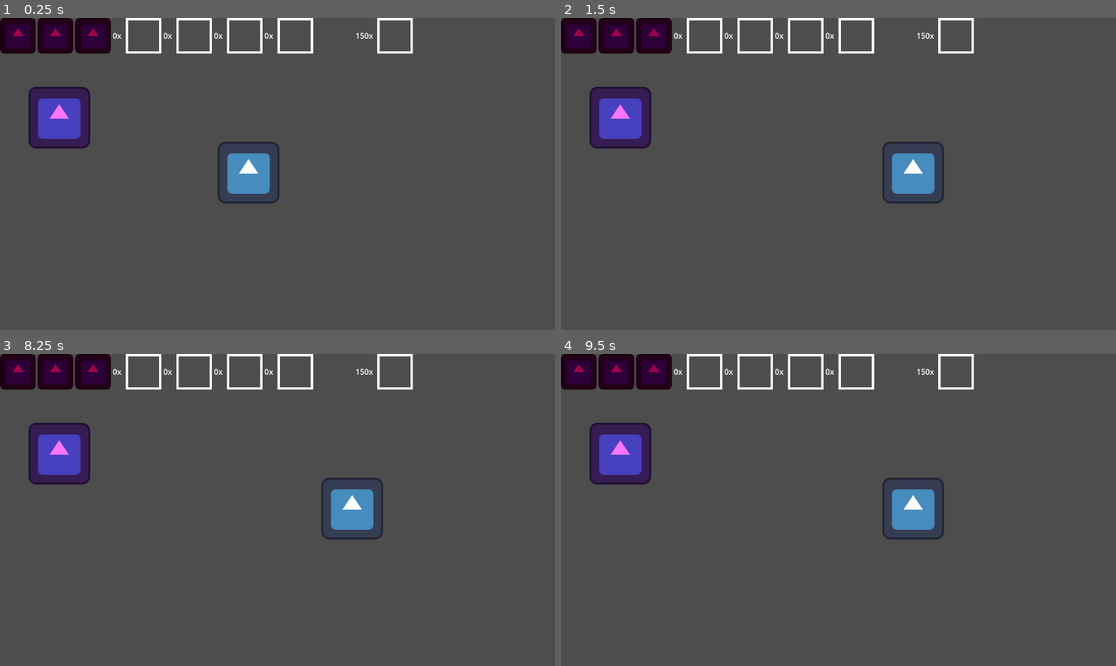
Above: before the commit, frames 1-4 (two rows, left to right).
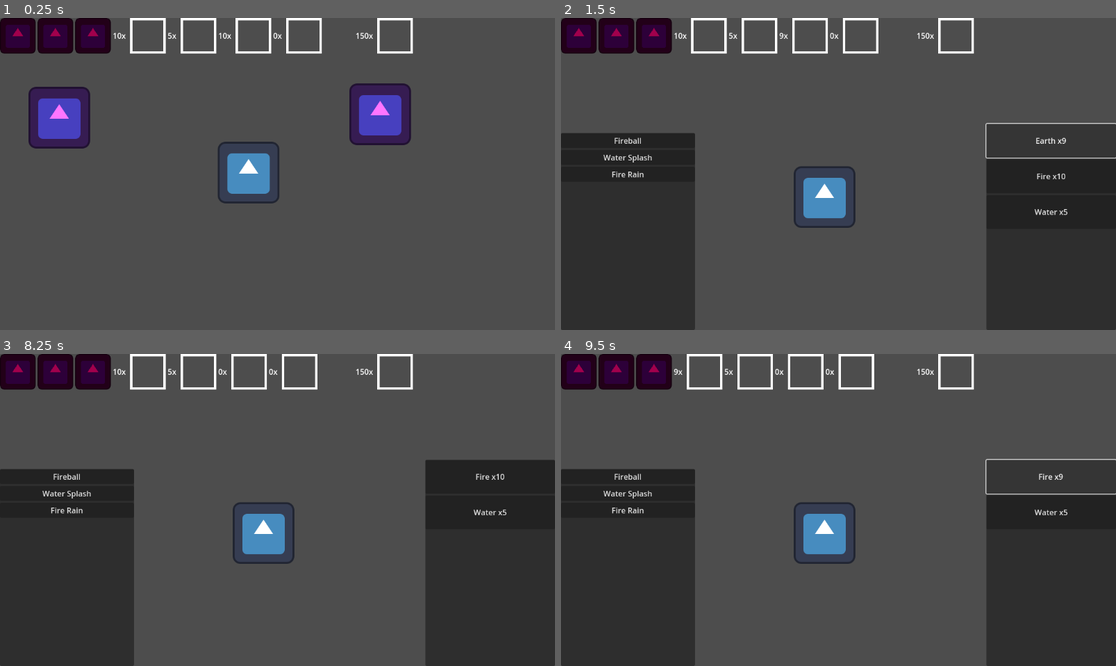
Above: after the commit, the same moments.

Repository: FixelDev/true-philosophers-stone
Game: Godot game, scene res://scenes/starting_level.tscn
The game is run twice, just before and just after one commit, with the same random seed, the same clock (stepped at 60 frames per second) and the same inputs. The engine's default icon, where the game draws it, is replaced by a stand-in: a white triangle on a blue panel in a dark square.
Inputs (mouse positions are in pixels of both pictures, inside the frame that each line leads up to):
- Up to frame 1 (0.25 s): no input
- Up to frame 2 (1.5 s): tap Enter at 0.5 s; move the mouse to (960, 158) at 0.52 s; hold D (right) 0.53-1.25 s; click (960, 158) at 0.67 s; click (1049, 139) at 1.25 s, where only the run after the commit has a clickable "Earth x10"
- Up to frame 3 (8.25 s): click (488, 475) at 2 s, where only the run after the commit has a clickable "Earth x9"; click (488, 475) at 2.75 s, where only the run after the commit has a clickable "Earth x8"; click (488, 475) at 3.5 s, where only the run after the commit has a clickable "Earth x7"; click (488, 475) at 4.25 s, where only the run after the commit has a clickable "Earth x6"; click (488, 475) at 5 s, where only the run after the commit has a clickable "Earth x5"; click (488, 475) at 5.75 s, where only the run after the commit has a clickable "Earth x4"; click (488, 475) at 6.5 s, where only the run after the commit has a clickable "Earth x3"; click (488, 475) at 7.25 s, where only the run after the commit has a clickable "Earth x2"; click (488, 475) at 8 s, where only the run after the commit has a clickable "Earth x1"
- Up to frame 4 (9.5 s): click (1049, 475) at 8.75 s, where only the run after the commit has a clickable "Fire x10"

The runs differ from the first frame. In frame 1, 3.2% of the frame differs, in the area x 20-75%, y 0-41%; in frame 2, 33%; in frame 3, 36%, in the area x 0-100%, y 0-100%; in frame 4, 32%.

Commit message:
Added cauldron where all available ingredients and recipes are displayed, added simple crafting system, added ability to show and hide recipe's details

Diff:
--- a/ingredients/IngredientsDatabase.gd
+++ b/ingredients/IngredientsDatabase.gd
@@ -1,10 +1,7 @@
 extends Node
 
 @export var ingredients: Array[Ingredient]
-
-signal ingredients_amount_changed(id: String)
-
-@export var available_ingredients: Dictionary
+@onready var ingredients_container: IngredientsContainer = $IngredientsContainer
 
 
 func get_ingredient(id: String) -> Ingredient:
@@ -16,21 +13,3 @@
 
 func get_random_ingredient() -> Ingredient:
 	return ingredients.pick_random()
-
-
-func add_ingredient(id: String, amount_to_add: int) -> void:
-	if not available_ingredients.has(id):
-		available_ingredients[id] = 0
-
-	available_ingredients[id] += amount_to_add
-	ingredients_amount_changed.emit(id)
-
-func remove_ingredient(id: String, amount_to_remove: int) -> void:
-	available_ingredients[id] -= amount_to_remove
-	ingredients_amount_changed.emit(id)
-
-func get_available_ingredient_amount(id: String) -> int:
-	if not available_ingredients.has(id):
-		return 0
-
-	return available_ingredients[id]
--- a/ingredients/ingredients_database.tscn
+++ b/ingredients/ingredients_database.tscn
@@ -1,11 +1,19 @@
-[gd_scene load_steps=6 format=3 uid="uid://bscadan75lj7e"]
+[gd_scene load_steps=7 format=3 uid="uid://bscadan75lj7e"]
 
 [ext_resource type="Script" path="res://ingredients/IngredientsDatabase.gd" id="1_p77ws"]
 [ext_resource type="Resource" uid="uid://beosq4r4mlwba" path="res://ingredients/air.tres" id="2_cru6v"]
 [ext_resource type="Resource" uid="uid://ifp3uioa5y63" path="res://ingredients/earth.tres" id="3_aesbi"]
 [ext_resource type="Resource" uid="uid://0566kj4qbrok" path="res://ingredients/fire.tres" id="4_pwb0y"]
 [ext_resource type="Resource" uid="uid://dlrdwyg5j8mvj" path="res://ingredients/water.tres" id="5_di84j"]
+[ext_resource type="PackedScene" uid="uid://bo8l6iintwsmk" path="res://scenes/ingredients_container.tscn" id="6_cicpl"]
 
 [node name="IngredientsDatabase" type="Node"]
 script = ExtResource("1_p77ws")
 ingredients = Array[Resource("res://ingredients/ingredient.gd")]([ExtResource("2_cru6v"), ExtResource("3_aesbi"), ExtResource("4_pwb0y"), ExtResource("5_di84j")])
+
+[node name="IngredientsContainer" parent="." instance=ExtResource("6_cicpl")]
+available_ingredients = {
+"earth": 10,
+"fire": 10,
+"water": 5
+}
--- /dev/null
+++ b/recipes/fire_rain.tres
@@ -0,0 +1,13 @@
+[gd_resource type="Resource" script_class="Recipe" load_steps=2 format=3 uid="uid://miws3jbhpy8"]
+
+[ext_resource type="Script" path="res://recipes/recipe.gd" id="1_q5nkw"]
+
+[resource]
+script = ExtResource("1_q5nkw")
+required_ingredients = {
+"fire": 2,
+"water": 2
+}
+id = "fire_rain"
+name = "Fire Rain"
+price = 25
--- a/recipes/fireball.tres
+++ b/recipes/fireball.tres
@@ -4,7 +4,9 @@
 
 [resource]
 script = ExtResource("1_22554")
+required_ingredients = {
+"fire": 2
+}
 id = "fireball"
 name = "Fireball"
 price = 10
-required_ingredients = {}
--- a/recipes/recipe.gd
+++ b/recipes/recipe.gd
@@ -8,3 +8,10 @@
 
 func get_item_type() -> Globals.ItemType:
 	return Globals.ItemType.RECIPE
+
+
+func does_ingredient_exist(id: String) -> bool:
+	return required_ingredients.has(id)
+
+func get_ingredient_amount(id: String) -> int:
+	return required_ingredients[id]
--- a/recipes/recipes_database.gd
+++ b/recipes/recipes_database.gd
@@ -2,7 +2,7 @@
 
 @export var recipes: Array[Recipe]
 
-var unlocked_recipe_ids: Array[String]
+@export var unlocked_recipe_ids: Array[String]
 
 
 func _ready() -> void:
@@ -15,6 +15,7 @@
 			return recipe
 
 	return null
+
 
 func get_random_recipe() -> Recipe:
 	return recipes.pick_random()
--- a/recipes/recipes_database.tscn
+++ b/recipes/recipes_database.tscn
@@ -1,9 +1,11 @@
-[gd_scene load_steps=4 format=3 uid="uid://f04eymqsh3x5"]
+[gd_scene load_steps=5 format=3 uid="uid://f04eymqsh3x5"]
 
 [ext_resource type="Script" path="res://recipes/recipes_database.gd" id="1_dceee"]
 [ext_resource type="Resource" uid="uid://s78tf0x0ha4v" path="res://recipes/fireball.tres" id="2_4h7f2"]
 [ext_resource type="Resource" uid="uid://dwgetwxof4grb" path="res://recipes/water_splash.tres" id="3_7w6wg"]
+[ext_resource type="Resource" uid="uid://miws3jbhpy8" path="res://recipes/fire_rain.tres" id="4_3n2h5"]
 
 [node name="RecipesDatabase" type="Node"]
 script = ExtResource("1_dceee")
-recipes = Array[Resource("res://recipes/recipe.gd")]([ExtResource("2_4h7f2"), ExtResource("3_7w6wg")])
+recipes = Array[Resource("res://recipes/recipe.gd")]([ExtResource("2_4h7f2"), ExtResource("3_7w6wg"), ExtResource("4_3n2h5")])
+unlocked_recipe_ids = Array[String](["fireball", "water_splash", "fire_rain"])
--- a/recipes/water_splash.tres
+++ b/recipes/water_splash.tres
@@ -4,6 +4,9 @@
 
 [resource]
 script = ExtResource("1_tctx8")
+required_ingredients = {
+"water": 2
+}
 id = "water_splash"
 name = "Water Splash"
 price = 10
--- /dev/null
+++ b/scenes/cauldron/cauldron.tscn
@@ -0,0 +1,106 @@
+[gd_scene load_steps=11 format=3 uid="uid://cososf1t7dm8"]
+
+[ext_resource type="PackedScene" uid="uid://caomwo0h5ydsq" path="res://scenes/ui/ui.tscn" id="1_aqg43"]
+[ext_resource type="Texture2D" uid="uid://b2bn3cv0ifdmm" path="res://icon.svg" id="2_0lsof"]
+[ext_resource type="Script" path="res://scenes/cauldron/ingredients_panel.gd" id="2_nxwoo"]
+[ext_resource type="PackedScene" uid="uid://cx7fykus4gia5" path="res://scenes/cauldron/ingredient_list_item.tscn" id="3_5us3e"]
+[ext_resource type="Script" path="res://scenes/cauldron/cauldron_crafting.gd" id="4_b4w0r"]
+[ext_resource type="Script" path="res://scenes/cauldron/recipes_panel.gd" id="4_n0ff3"]
+[ext_resource type="PackedScene" uid="uid://bo8l6iintwsmk" path="res://scenes/ingredients_container.tscn" id="5_benhy"]
+[ext_resource type="PackedScene" uid="uid://5h6qpu67sl1" path="res://scenes/cauldron/recipe_list_item.tscn" id="5_mexgv"]
+[ext_resource type="Script" path="res://scenes/cauldron/recipe_details.gd" id="6_ohfnr"]
+
+[sub_resource type="CircleShape2D" id="CircleShape2D_os6cp"]
+radius = 78.1025
+
+[node name="Cauldron" type="Control"]
+layout_mode = 3
+anchors_preset = 0
+mouse_filter = 2
+
+[node name="UI" parent="." instance=ExtResource("1_aqg43")]
+
+[node name="IngredientsPanel" type="Panel" parent="UI"]
+anchors_preset = 11
+anchor_left = 1.0
+anchor_right = 1.0
+anchor_bottom = 1.0
+offset_left = -269.0
+offset_top = 220.0
+grow_horizontal = 0
+grow_vertical = 2
+size_flags_horizontal = 0
+size_flags_vertical = 10
+mouse_filter = 2
+script = ExtResource("2_nxwoo")
+ingredient_list_item_scene = ExtResource("3_5us3e")
+
+[node name="IngredientsList" type="VBoxContainer" parent="UI/IngredientsPanel"]
+unique_name_in_owner = true
+layout_mode = 1
+anchors_preset = 15
+anchor_right = 1.0
+anchor_bottom = 1.0
+grow_horizontal = 2
+grow_vertical = 2
+mouse_filter = 2
+
+[node name="RecipesPanel" type="Panel" parent="UI"]
+anchors_preset = 9
+anchor_bottom = 1.0
+offset_top = 239.0
+offset_right = 278.0
+grow_vertical = 2
+script = ExtResource("4_n0ff3")
+recipe_list_item_scene = ExtResource("5_mexgv")
+
+[node name="RecipesList" type="VBoxContainer" parent="UI/RecipesPanel"]
+unique_name_in_owner = true
+layout_mode = 1
+anchors_preset = 15
+anchor_right = 1.0
+anchor_bottom = 1.0
+grow_horizontal = 2
+grow_vertical = 2
+
+[node name="RecipeDetails" type="Panel" parent="UI/RecipesPanel"]
+visible = false
+layout_mode = 1
+anchors_preset = 15
+anchor_right = 1.0
+anchor_bottom = 1.0
+grow_horizontal = 2
+grow_vertical = 2
+script = ExtResource("6_ohfnr")
+
+[node name="TextEdit" type="TextEdit" parent="UI/RecipesPanel/RecipeDetails"]
+layout_mode = 1
+anchors_preset = 15
+anchor_right = 1.0
+anchor_bottom = 1.0
+offset_top = 31.0
+grow_horizontal = 2
+grow_vertical = 2
+
+[node name="ReturnButton" type="Button" parent="UI/RecipesPanel/RecipeDetails"]
+layout_mode = 1
+offset_right = 42.0
+offset_bottom = 36.0
+text = "return"
+
+[node name="CauldronCrafting" type="Area2D" parent="."]
+position = Vector2(547, 372)
+script = ExtResource("4_b4w0r")
+metadata/_edit_group_ = true
+
+[node name="Sprite2D" type="Sprite2D" parent="CauldronCrafting"]
+texture = ExtResource("2_0lsof")
+
+[node name="CollisionShape2D" type="CollisionShape2D" parent="CauldronCrafting"]
+shape = SubResource("CircleShape2D_os6cp")
+
+[node name="IngredientsContainer" parent="." instance=ExtResource("5_benhy")]
+unique_name_in_owner = true
+
+[connection signal="pressed" from="UI/RecipesPanel/RecipeDetails/ReturnButton" to="UI/RecipesPanel" method="_on_return_button_pressed"]
+[connection signal="input_event" from="CauldronCrafting" to="CauldronCrafting" method="_on_input_event"]
--- /dev/null
+++ b/scenes/cauldron/cauldron_crafting.gd
@@ -0,0 +1,33 @@
+extends Area2D
+
+@onready var ingredients_container: IngredientsContainer = %IngredientsContainer
+
+
+func _on_input_event(viewport, event, shape_idx):
+	if event is InputEventMouseButton and event.pressed and ingredients_container.available_ingredients.size() > 0:
+		craft_spell()
+
+
+func craft_spell() -> void:
+
+	var crafted_spell_id = ""
+
+
+	for recipe_id in RecipesDatabase.unlocked_recipe_ids:
+		var current_recipe: Recipe = RecipesDatabase.get_recipe(recipe_id)
+		var success: bool = true
+
+		for ingredient_id in ingredients_container.available_ingredients:
+			if not current_recipe.does_ingredient_exist(ingredient_id):
+				success = false
+				break
+			elif current_recipe.get_ingredient_amount(ingredient_id) != ingredients_container.get_available_ingredient_amount(ingredient_id):
+				success = false
+				break
+
+		if success:
+			crafted_spell_id = current_recipe.id
+			break
+
+	print("Crafted" + crafted_spell_id)
+	ingredients_container.available_ingredients.clear()
--- /dev/null
+++ b/scenes/cauldron/ingredient_list_item.gd
@@ -0,0 +1,32 @@
+extends Button
+
+class_name IngredientListItem
+
+var ingredient: Ingredient
+
+
+func _ready() -> void:
+	IngredientsDatabase.ingredients_container.ingredients_amount_changed.connect(_on_ingredient_amount_changed)
+
+
+func set_ingredient(ingredient: Ingredient) -> void:
+	self.ingredient = ingredient
+
+	_on_ingredient_amount_changed(ingredient.id)
+
+
+func get_ingredient() -> Ingredient:
+	return ingredient
+
+
+func _on_ingredient_amount_changed(id: String) -> void:
+	var amount: int = IngredientsDatabase.ingredients_container.get_available_ingredient_amount(ingredient.id)
+
+	if amount <= 0:
+		queue_free()
+
+	text = ingredient.name + " x" + str(amount)
+
+
+func _on_pressed():
+	IngredientsDatabase.ingredients_container.remove_ingredient(ingredient.id, 1)
--- /dev/null
+++ b/scenes/cauldron/ingredient_list_item.tscn
@@ -0,0 +1,9 @@
+[gd_scene load_steps=2 format=3 uid="uid://cx7fykus4gia5"]
+
+[ext_resource type="Script" path="res://scenes/cauldron/ingredient_list_item.gd" id="1_sw0dp"]
+
+[node name="IngredientListItem" type="Button"]
+custom_minimum_size = Vector2(0, 70)
+script = ExtResource("1_sw0dp")
+
+[connection signal="pressed" from="." to="." method="_on_pressed"]
--- /dev/null
+++ b/scenes/cauldron/ingredients_panel.gd
@@ -0,0 +1,19 @@
+extends Panel
+
+@export var ingredient_list_item_scene: PackedScene
+
+@onready var ingredients_list = %IngredientsList
+@onready var ingredients_container: IngredientsContainer = %IngredientsContainer
+
+
+
+func _ready() -> void:
+
+
+	for id in IngredientsDatabase.ingredients_container.available_ingredients:
+		var ingredient_list_item: IngredientListItem = ingredient_list_item_scene.instantiate()
+		ingredients_list.add_child(ingredient_list_item)
+
+		ingredient_list_item.set_ingredient(IngredientsDatabase.get_ingredient(id))
+
+		ingredient_list_item.pressed.connect(ingredients_container.add_ingredient.bind(id, 1))
--- /dev/null
+++ b/scenes/cauldron/recipe_details.gd
@@ -0,0 +1,14 @@
+extends Panel
+
+class_name RecipeDetails
+
+@onready var text_edit = $TextEdit
+
+
+func display_recipe_details(id: String):
+	var recipe: Recipe = RecipesDatabase.get_recipe(id)
+
+	text_edit.text = recipe.name + "\n"
+
+	for ingredient_id in recipe.required_ingredients:
+		text_edit.text += IngredientsDatabase.get_ingredient(ingredient_id).name + " x" + str(recipe.required_ingredients[ingredient_id]) + "\n"
--- /dev/null
+++ b/scenes/cauldron/recipe_list_item.gd
@@ -0,0 +1,20 @@
+extends Button
+
+class_name RecipeListItem
+
+signal recipe_selected(id: String)
+
+var recipe: Recipe
+
+
+func set_recipe(recipe: Recipe) -> void:
+	self.recipe = recipe
+
+	update_ui()
+
+func update_ui() -> void:
+	text = recipe.name
+
+
+func _on_pressed():
+	recipe_selected.emit(recipe.id)
--- /dev/null
+++ b/scenes/cauldron/recipe_list_item.tscn
@@ -0,0 +1,8 @@
+[gd_scene load_steps=2 format=3 uid="uid://5h6qpu67sl1"]
+
+[ext_resource type="Script" path="res://scenes/cauldron/recipe_list_item.gd" id="1_oig80"]
+
+[node name="RecipeListItem" type="Button"]
+script = ExtResource("1_oig80")
+
+[connection signal="pressed" from="." to="." method="_on_pressed"]
--- /dev/null
+++ b/scenes/cauldron/recipes_panel.gd
@@ -0,0 +1,35 @@
+extends Panel
+
+@export var recipe_list_item_scene: PackedScene
+@onready var recipes_list: VBoxContainer = %RecipesList
+@onready var recipe_details: RecipeDetails = $RecipeDetails
+
+
+func _ready():
+	display_available_recipes()
+
+
+func display_available_recipes() -> void:
+	for id in RecipesDatabase.unlocked_recipe_ids:
+		var recipe: Recipe = RecipesDatabase.get_recipe(id)
+		var recipe_list_item: RecipeListItem = recipe_list_item_scene.instantiate()
+		recipes_list.add_child(recipe_list_item)
+
+		recipe_list_item.set_recipe(recipe)
+
+		recipe_list_item.recipe_selected.connect(display_recipe_details)
+
+
+func display_recipe_details(id: String) -> void:
+	recipe_details.display_recipe_details(id)
+
+	toggle_panels()
+
+
+func _on_return_button_pressed() -> void:
+	toggle_panels()
+
+
+func toggle_panels() -> void:
+	recipes_list.visible = !recipes_list.visible
+	recipe_details.visible = !recipe_details.visible
--- /dev/null
+++ b/scenes/ingredients_container.gd
@@ -0,0 +1,35 @@
+extends Node
+
+class_name IngredientsContainer
+
+
+@export var available_ingredients: Dictionary
+
+signal ingredients_amount_changed(id: String)
+
+
+func add_ingredient(id: String, amount_to_add: int) -> void:
+	if not available_ingredients.has(id):
+		available_ingredients[id] = 0
+
+	available_ingredients[id] += amount_to_add
+	ingredients_amount_changed.emit(id)
+	print(id + " added")
+
+
+func remove_ingredient(id: String, amount_to_remove: int) -> void:
+	available_ingredients[id] -= amount_to_remove
+	ingredients_amount_changed.emit(id)
+
+
+func get_available_ingredient_amount(id: String) -> int:
+	if not available_ingredients.has(id):
+		return 0
+
+	return available_ingredients[id]
+
+
+func print_contents() -> void:
+	print("Contents of container")
+	for id in available_ingredients:
+		print(id + " " + str(available_ingredients[id]))
--- /dev/null
+++ b/scenes/ingredients_container.tscn
@@ -0,0 +1,6 @@
+[gd_scene load_steps=2 format=3 uid="uid://bo8l6iintwsmk"]
+
+[ext_resource type="Script" path="res://scenes/ingredients_container.gd" id="1_2j3yo"]
+
+[node name="IngredientsContainer" type="Node"]
+script = ExtResource("1_2j3yo")
--- a/scenes/scene_manager.tscn
+++ b/scenes/scene_manager.tscn
@@ -9,4 +9,5 @@
 anchor_bottom = 1.0
 grow_horizontal = 2
 grow_vertical = 2
+mouse_filter = 2
 script = ExtResource("1_q6xtx")
--- a/scenes/shop/shop_slot.gd
+++ b/scenes/shop/shop_slot.gd
@@ -43,7 +43,7 @@
 		Globals.ItemType.RECIPE:
 			RecipesDatabase.unlock_recipe(item.id)
 		Globals.ItemType.INGREDIENT:
-			IngredientsDatabase.add_ingredient(item.id, 1)
+			IngredientsDatabase.ingredients_container.add_ingredient(item.id, 1)
 
 	if item_amount <= 0:
 		disable_slot()
--- a/scenes/starting_level.tscn
+++ b/scenes/starting_level.tscn
@@ -1,9 +1,10 @@
-[gd_scene load_steps=5 format=3 uid="uid://bbahuw0arpnd"]
+[gd_scene load_steps=6 format=3 uid="uid://bbahuw0arpnd"]
 
 [ext_resource type="PackedScene" uid="uid://caomwo0h5ydsq" path="res://scenes/ui/ui.tscn" id="1_m07hd"]
 [ext_resource type="PackedScene" uid="uid://bhk8drb6381j7" path="res://scenes/entities/player/player.tscn" id="1_qouyq"]
 [ext_resource type="PackedScene" uid="uid://c83g02tkliwap" path="res://scenes/entities/entrance.tscn" id="3_h1i8t"]
 [ext_resource type="PackedScene" uid="uid://c3ymcumcpvkko" path="res://scenes/shop/shop.tscn" id="4_4np07"]
+[ext_resource type="PackedScene" uid="uid://cososf1t7dm8" path="res://scenes/cauldron/cauldron.tscn" id="5_2nha2"]
 
 [node name="StartingLevel" type="Node2D"]
 
@@ -12,8 +13,13 @@
 [node name="Player" parent="." instance=ExtResource("1_qouyq")]
 position = Vector2(516, 321)
 
-[node name="Entrance" parent="." instance=ExtResource("3_h1i8t")]
+[node name="EntranceShop" parent="." instance=ExtResource("3_h1i8t")]
 position = Vector2(123, 207)
 scene_to_load = ExtResource("4_4np07")
 
-[connection signal="body_entered" from="Entrance" to="Entrance" method="_on_body_entered"]
+[node name="EntranceCauldron" parent="." instance=ExtResource("3_h1i8t")]
+position = Vector2(789, 200)
+scene_to_load = ExtResource("5_2nha2")
+
+[connection signal="body_entered" from="EntranceShop" to="EntranceShop" method="_on_body_entered"]
+[connection signal="body_entered" from="EntranceCauldron" to="EntranceCauldron" method="_on_body_entered"]
--- a/scenes/ui/ui.gd
+++ b/scenes/ui/ui.gd
@@ -5,8 +5,9 @@
 @export var coins_ui: Label
 
 
+
 func _ready() -> void:
-	IngredientsDatabase.ingredients_amount_changed.connect(_on_ingredients_amount_changed)
+	IngredientsDatabase.ingredients_container.ingredients_amount_changed.connect(_on_ingredients_amount_changed)
 	Globals.coins_amount_changed.connect(_on_coins_amount_changed)
 
 	_on_coins_amount_changed()
@@ -15,7 +16,7 @@
 		_on_ingredients_amount_changed(id)
 
 func _on_ingredients_amount_changed(id: String):
-	get_node(ingredients_ui[id]).text = str(IngredientsDatabase.get_available_ingredient_amount(id)) + "x "
+	get_node(ingredients_ui[id]).text = str(IngredientsDatabase.ingredients_container.get_available_ingredient_amount(id)) + "x "
 
 
 func _on_coins_amount_changed():
Not shown, added: scenes/cauldron/cauCFB7.tmp
